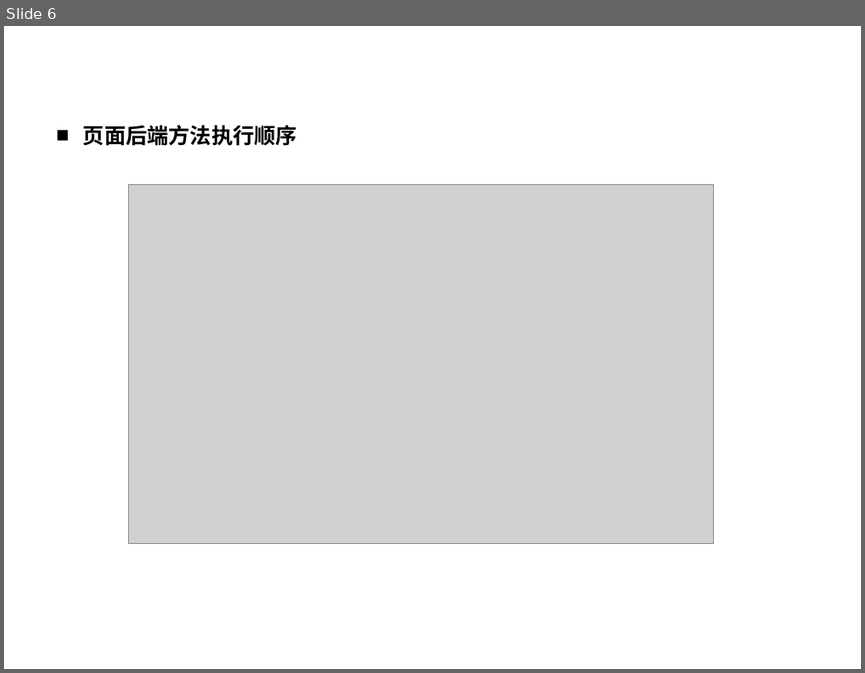
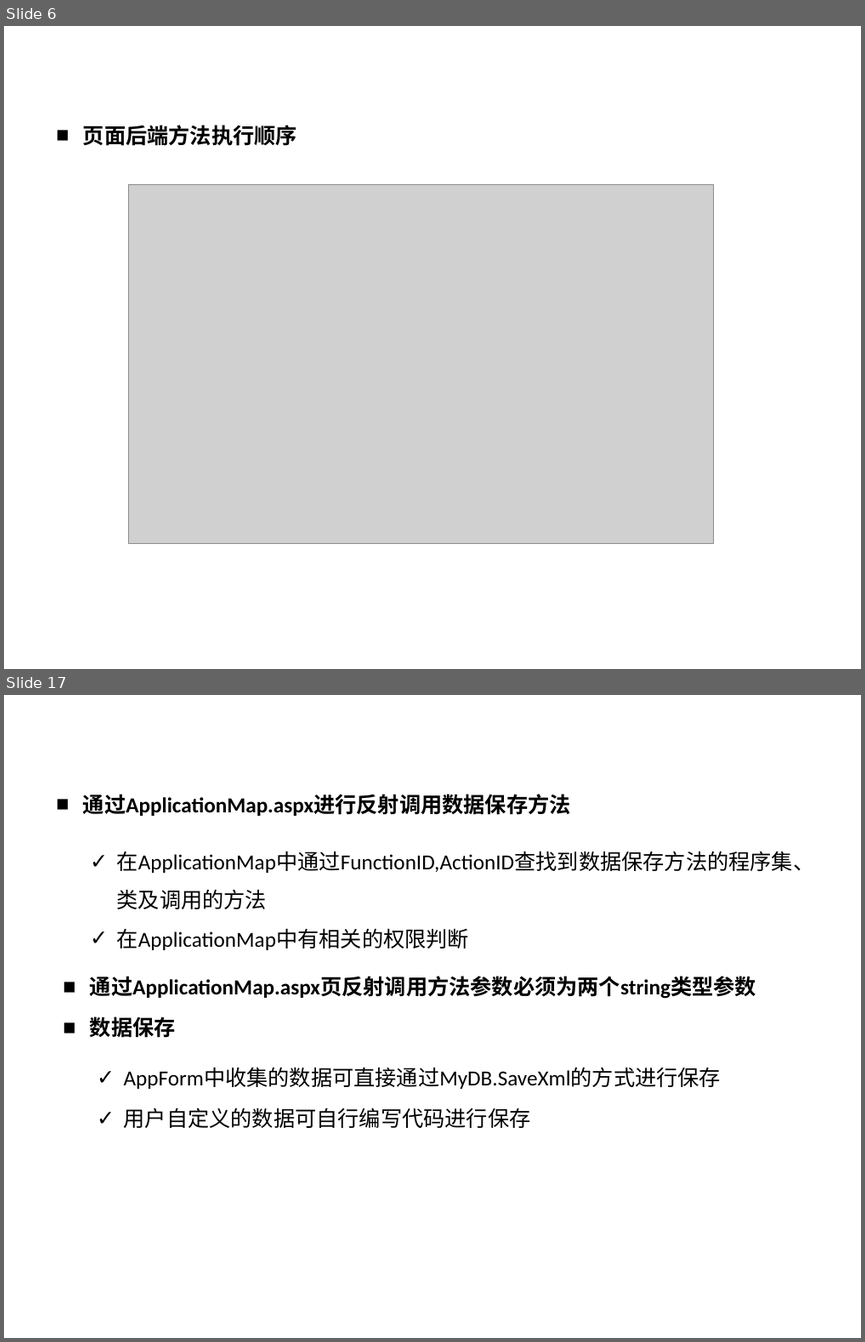
Before and after one commit to cwzyj157/Document, a slide deck: 技术分享/讲解AppForm.pptx. Shown one above the other, each under a label of ours: slide 6 before the commit, slides 6 and 17 after it; the slides between them are not shown. The pictures are 865x673 and 865x1342 pixels, drawn with LibreOffice and Linux fonts; fonts in the diff are those of the drawing; grey boxes stand for pictures; background and template pictures are left out. Boxes give left, top, right and bottom in pixels: in the first picture for what was removed or moved away, otherwise in the second. Text is boxed around its words. In the diff, an @@ line names an element or a change of style, - is before the commit and + after.

```diff
--- a/技术分享/讲解AppForm.pptx
+++ b/技术分享/讲解AppForm.pptx
@@ slide 17 added at <box>4,695,861,1338</box>, background picture (left out) @@
@@ text added at <box>82,698,409,754</box>, 32 pt, text #FFFFFF, bold @@
+后端如何保存数据
@@ text added at <box>83,794,571,816</box>, 18 pt, text #000000, bold @@
+■ 通过ApplicationMap.aspx进行反射调用数据保存方法
@@ text added at <box>117,851,815,950</box>, 18 pt, text #000000 @@
+✓ 在ApplicationMap中通过FunctionID,ActionID查找到数据保存方法的程序集、类及调用的方法
+✓ 在ApplicationMap中有相关的权限判断
@@ text added at <box>90,975,756,998</box>, 18 pt, text #000000, bold @@
+■ 通过ApplicationMap.aspx页反射调用方法参数必须为两个string类型参数
@@ text added at <box>90,1016,176,1038</box>, 18 pt, text #000000, bold @@
+■ 数据保存
@@ text added at <box>124,1068,721,1089</box>, 18 pt, text #000000 @@
+✓ AppForm中收集的数据可直接通过MyDB.SaveXml的方式进行保存
@@ text added at <box>124,1107,531,1128</box>, 18 pt, text #000000 @@
+✓ 用户自定义的数据可自行编写代码进行保存
```
Also in this commit, not shown: 10 slides changed, 8 other slides added, 1 slide removed, 2 other files.
